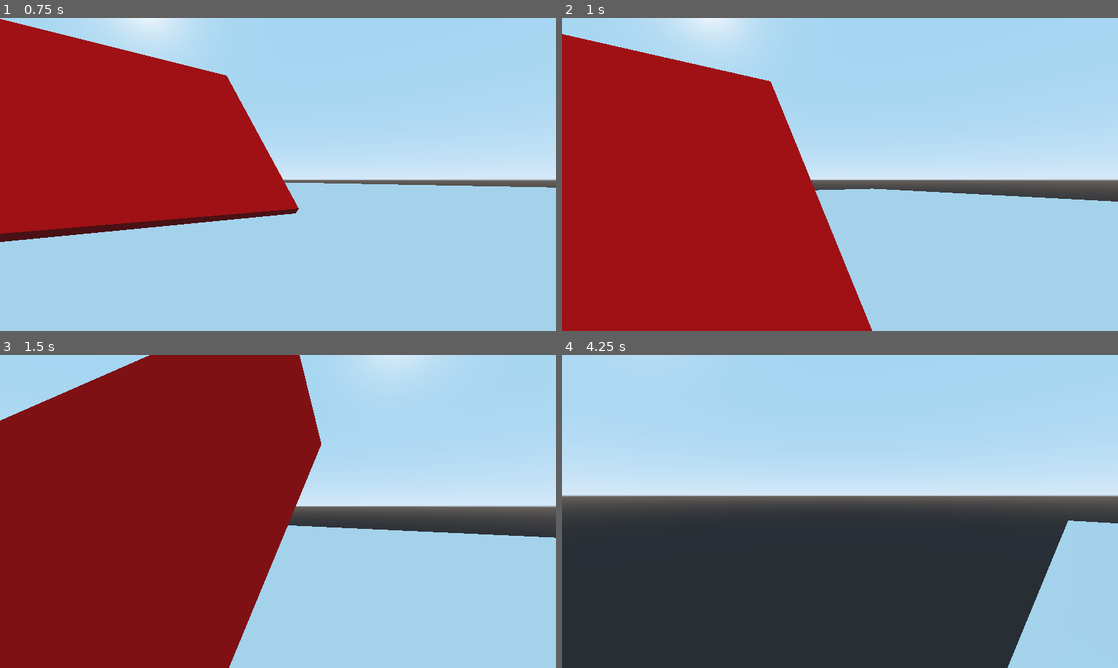
Above: before the commit, frames 1-4 (two rows, left to right).
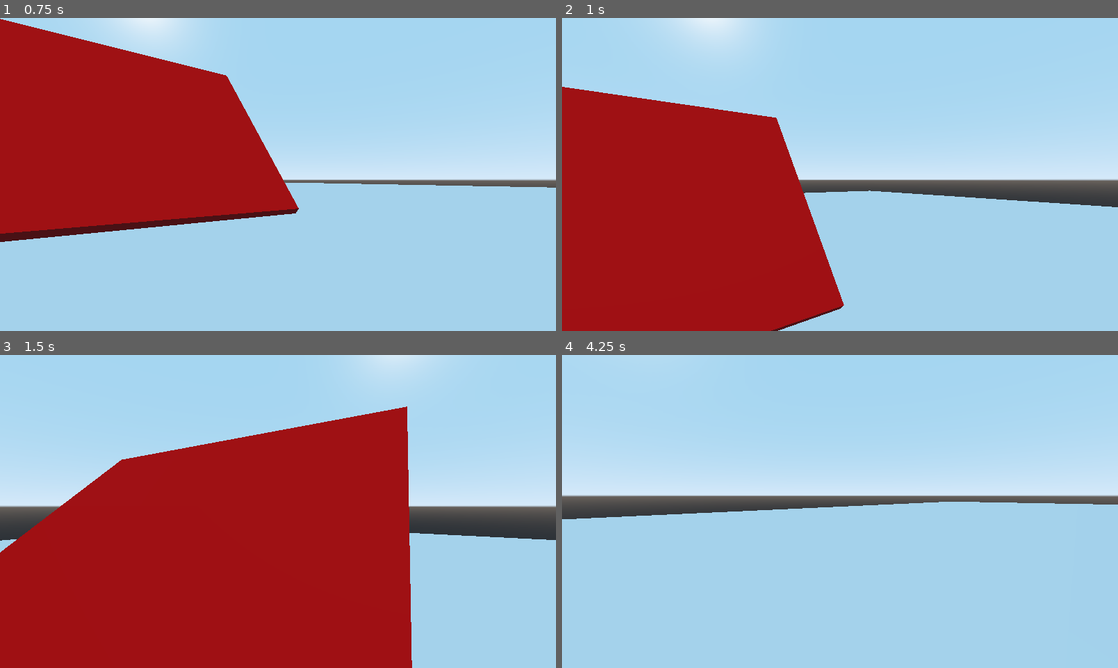
Above: after the commit, the same moments.

Repository: duckinator/nyoom
Game: Godot game, scene res://Main.tscn
Two runs of this game, one before a commit and one after it. Both use one fixed random seed, a clock stepped at 60 frames per second and the inputs below.
Inputs (mouse positions are in pixels of both pictures, inside the frame that each line leads up to):
- Up to frame 1 (0.75 s): tap Enter at 0.5 s; move the mouse to (305, 174) at 0.52 s; hold W (movement_forward) from 0.53 s (still down); click (305, 174) at 0.6 s
- Up to frame 2 (1 s): keep holding W (movement_forward); tap Space (movement_jump) at 0.77 s; right-click (867, 174) at 0.8 s
- Up to frame 3 (1.5 s): keep holding W (movement_forward); move the mouse to (250, 511) at 1.27 s; right-click (250, 511) at 1.35 s
- Up to frame 4 (4.25 s): keep holding W (movement_forward); tap Space (movement_jump) at 1.52, 3.02, 3.77 s; click (812, 511) at 1.55 s; move the mouse to (851, 505) at 2.02 s; click (851, 505) at 2.1 s; right-click (851, 505) at 2.3 s; move the mouse to (834, 517) at 2.77 s; right-click (834, 517) at 2.85 s; click (834, 517) at 3.05 s; move the mouse to (878, 514) at 3.52 s; click (878, 514) at 3.6 s; right-click (878, 514) at 3.8 s

Frame 1 is identical in both runs. In frame 2, 8.4% of the frame differs, in the area x 0-100%, y 5-100%; in frame 3, 67%, in the area x 0-100%, y 0-100%; in frame 4, 44%.

Commit message:
lol?

Diff:
--- /dev/null
+++ b/src/Bullet.gd
@@ -0,0 +1,24 @@
+extends RigidBody
+
+var cleaning = false
+
+# Called when the node enters the scene tree for the first time.
+func _ready():
+	var timer = Timer.new()
+	timer.set_one_shot(true)
+	timer.set_wait_time(5)
+	timer.connect("timeout", self, "cleanup")
+	add_child(timer)
+	timer.start()
+
+func cleanup():
+	cleaning = true
+
+# Called every frame. 'delta' is the elapsed time since the previous frame.
+func _process(delta):
+	if not cleaning:
+		return
+
+	scale -= Vector3(0.1, 0.1, 0.1)
+	if scale <= Vector3(0.0, 0.0, 0.0):
+		queue_free()
--- a/src/Bullet.tscn
+++ b/src/Bullet.tscn
@@ -1,4 +1,6 @@
-[gd_scene load_steps=3 format=2]
+[gd_scene load_steps=4 format=2]
+
+[ext_resource path="res://Bullet.gd" type="Script" id=1]
 
 [sub_resource type="SphereMesh" id=1]
 radius = 0.25
@@ -9,6 +11,7 @@
 points = PoolVector3Array( 0, 0.25, 0, 0, 0.25, 0, 0, 0.25, 0, 0, 0.25, 0, 0, 0.25, 0, 0, 0.25, 0, 0, 0.25, 0, 0, 0.25, …(35661 unchanged characters)…
 
 [node name="Bullet" type="RigidBody"]
+script = ExtResource( 1 )
 
 [node name="MeshInstance" type="MeshInstance" parent="."]
 mesh = SubResource( 1 )
--- a/src/Player.gd
+++ b/src/Player.gd
@@ -44,13 +44,23 @@
 	var bullet = BULLET.instance()
 	print(get_parent().name)
 	get_parent().add_child(bullet)
-	bullet.translation = translation
+	bullet.translation = translation + Vector3(0, -0.5, 1)
 	print(bullet.name)
-	#bullet.apply_impulse(Vector3(0, 0, 0), Vector3(0, 100, 0))
+	bullet.apply_impulse(Vector3(0, 0, 0), Vector3(0, 10, 0))
 	last_bullet = bullet
 
 func action_secondary(_delta):
-	pass
+	if last_bullet == null:
+		return
+
+	var bullet = last_bullet
+	last_bullet = null
+
+	translation = bullet.translation
+	# TODO: Properly figure out rotation bullshit. This will be tricky.
+	#rotation = bullet.rotation
+	move_and_slide(bullet.angular_velocity)
+	remove_child(bullet)
 
 func get_mouse_sensitivity():
 	return 45
